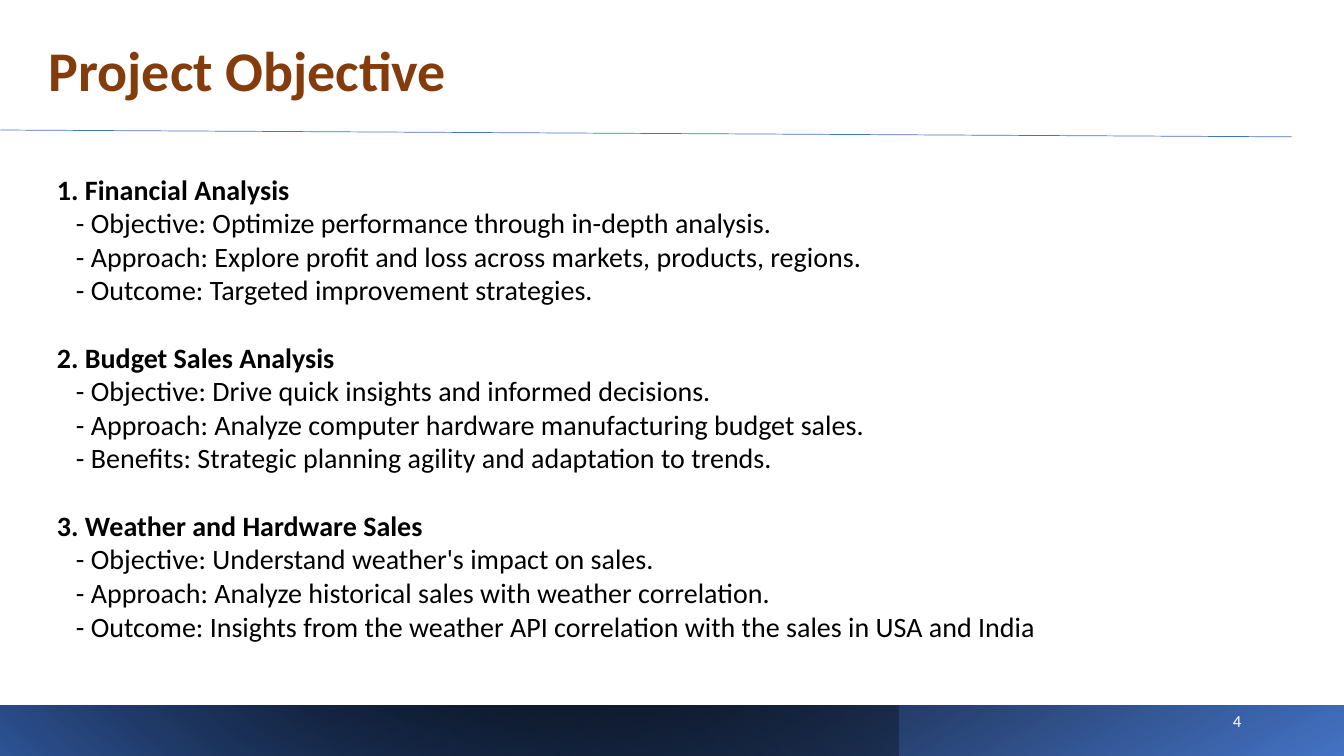
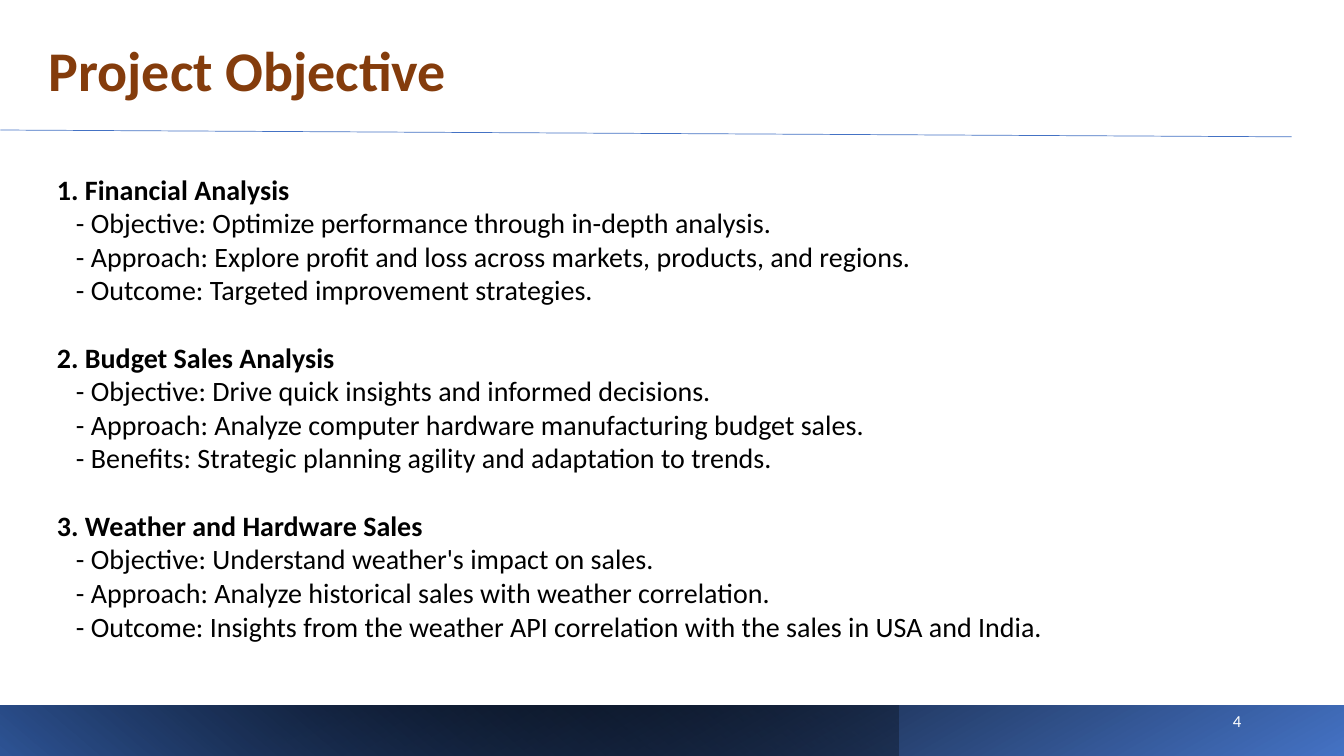
Before and after one commit to Namrata-Patel/AIM-5001, a slide deck: slide 4 of Final_Project/DAM - Final Project Presentation.pptx. Drawn at 1344x756 pixels with LibreOffice and Linux fonts; fonts in the diff are those of the drawing. Boxes give left, top, right and bottom in pixels: in the first picture for what was removed or moved away, otherwise in the second. Text is boxed around its words. In the diff, an @@ line names an element or a change of style, - is before the commit and + after.

```diff
--- a/Final_Project/DAM - Final Project Presentation.pptx
+++ b/Final_Project/DAM - Final Project Presentation.pptx
@@ text at [91,247,910,272]: text changed @@
-- Approach: Explore profit and loss across markets, products, regions.
+- Approach: Explore profit and loss across markets, products, and regions.
@@ text at [91,617,1041,642]: text changed @@
-- Outcome: Insights from the weather API correlation with the sales in USA and India
+- Outcome: Insights from the weather API correlation with the sales in USA and India.
```
Also in this commit, not shown: 11 other slides changed, 2 slides added.
